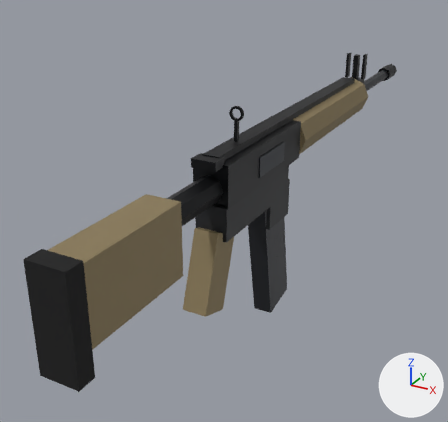
What one commit did to the glTF model public/models/rifle.glb.
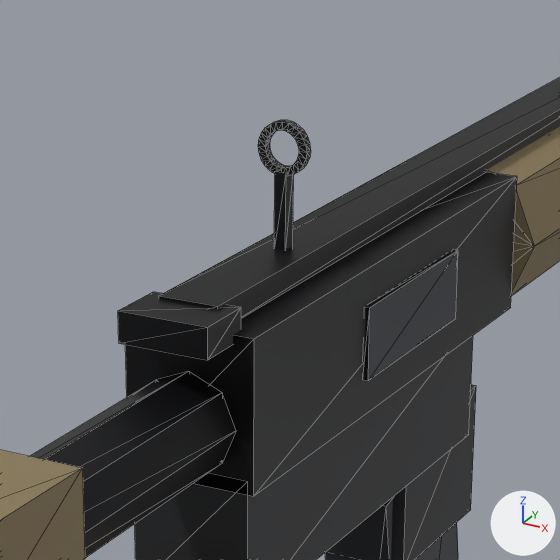
Each version appears first whole from a 50 mm lens placed at (0.316, -0.585, 0.28), pointed at (-0.081, 0.138, -0.082), and next in a close-up on the part from 35% to 70% of the width and 17% to 54% of the height. The lights are fixed; the arrows at lower right show +X, +Y and +Z. The last two pictures show the newer version. The close-ups show mesh edges as thin lines. Vertices at exactly the same position are counted once.

Script lines for the objects in view, before the commit:
```python
me_rifle = bpy.data.meshes.new('rifle')
me_rifle.from_pydata(...)  # 304 vertices, 520 faces; spans x -0.03..0.03, y -0.29..0.69, z -0.207..0.108
# faces by material slot: [344, 48, 12, 52, 52, 12]
me_rifle.materials.append(mat_dark)  # black #1b1c1f
me_rifle.materials.append(mat_poly)  # black #202226
me_rifle.materials.append(mat_mag)  # dark grey #2c2e33
me_rifle.materials.append(mat_tan)  # brown #8a7a58
me_rifle.materials.append(mat_steel)  # dark grey #3a3d42
me_rifle.materials.append(mat_rubber)  # black #101011
ob_rifle = bpy.data.objects.new('rifle', me_rifle)
ob_rifle.location = (0.0, 0.0, 0.0)
```
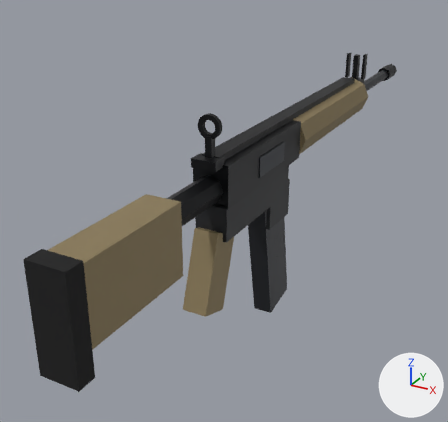
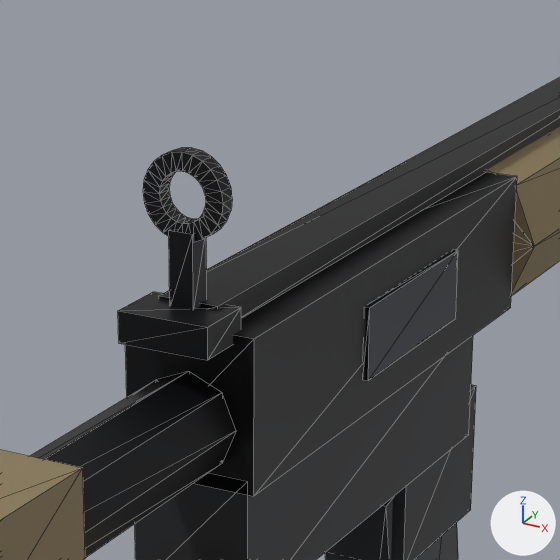
Pixel boxes (x1, y1, x2, y2) of what changed, in the close-ups (560 x 560 px; the box of a moved part takes in the faces that stretch with it):
part 1 of me_rifle, moved or reshaped
    before: (274, 170, 293, 250)
    after: (169, 229, 207, 310)
part 2 of me_rifle, moved or reshaped
    before: (258, 120, 311, 176)
    after: (143, 148, 232, 242)

Edits to the bpy script that builds the scene:
```text
Change me_rifle:
    used by ob_rifle; location = (0.0, 0.0, 0.0)
    remove me_rifle.from_pydata(...)  # 304 vertices, 520 faces; spans x -0.03..0.03, y -0.29..0.69, z -0.207..0.108
    add me_rifle.from_pydata(...)  # 304 vertices, 520 faces; spans x -0.03..0.03, y -0.29..0.69, z -0.207..0.113
    me_rifle part 1: the loose piece of 8 vertices spanning x -0.002..0.002, y 0.018..0.023, z 0.067..0.093 is scaled about its middle by (2, 1.6, 0.923), then moved by (0.0, -0.06, -0.002)
    me_rifle part 2: the loose piece of 96 vertices spanning x -0.009..0.009, y 0.019..0.022, z 0.091..0.108 is scaled about its middle by (1.48, 1.87, 1.48), then moved by (0.0, -0.06, 0.0)
```
